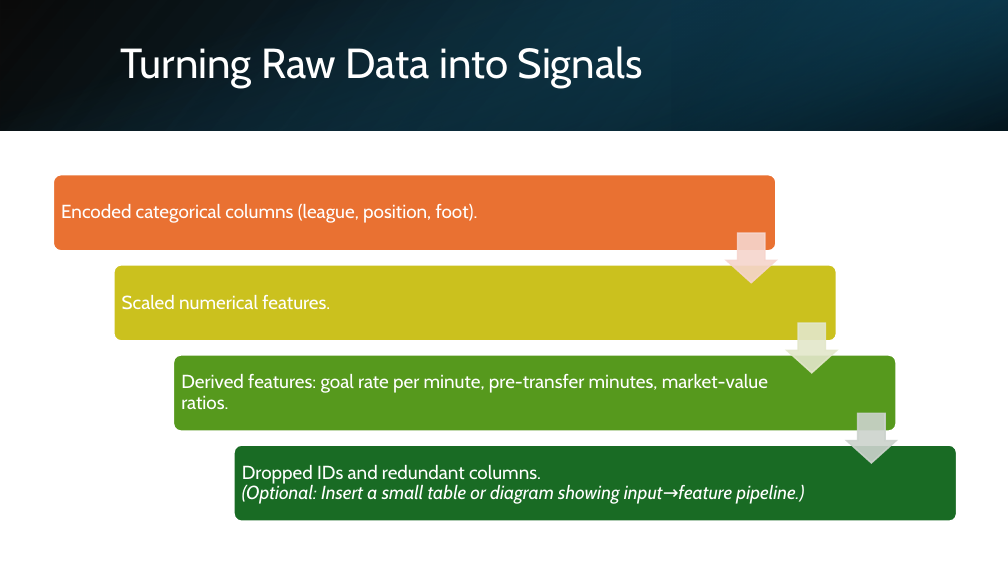
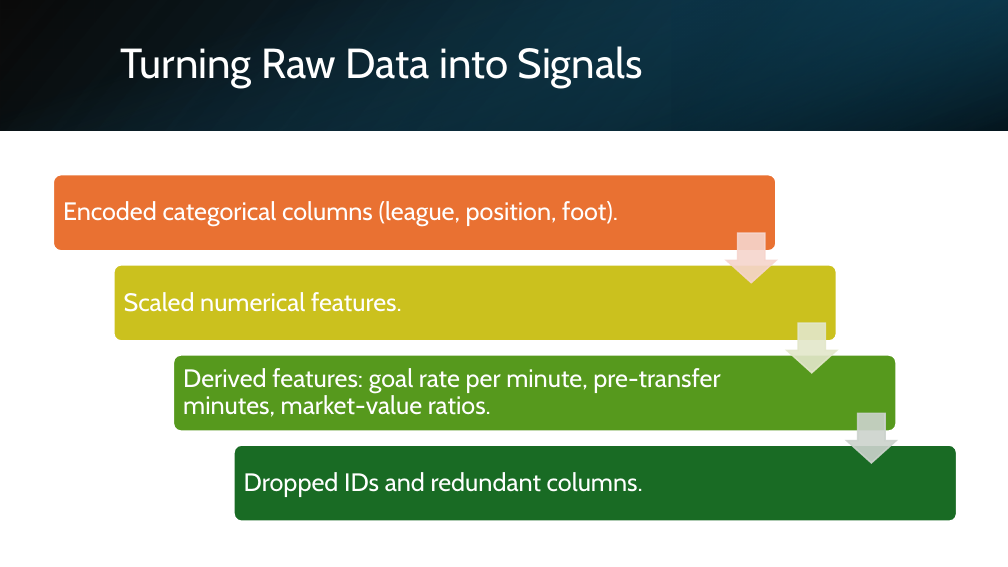
Before and after one commit to Erdos-Projects/fall-2025-money-and-soccer, a slide deck: slide 5 of presentation/presentation.pptx. Drawn at 1008x567 pixels with LibreOffice and Linux fonts; fonts in the diff are those of the drawing. Boxes give left, top, right and bottom in pixels: in the first picture for what was removed or moved away, otherwise in the second. Text is boxed around its words. In the diff, an @@ line names an element or a change of style, - is before the commit and + after.

```diff
--- a/presentation/presentation.pptx
+++ b/presentation/presentation.pptx
@@ size 18 to 24 pt; more space between paragraphs in 3 elements at [63, 201, 618, 227], [124, 292, 402, 312], [183, 368, 720, 417] @@
@@ text at [244, 472, 643, 497]: text changed; size 18 to 24 pt; italic off @@
-Dropped IDs and redundant columns.
-(Optional: Insert a small table or diagram showing input→feature pipeline.)
+Dropped IDs and redundant columns.
```
Also in this commit, not shown: 4 other slides changed, 1 slide added, 9 other files.
